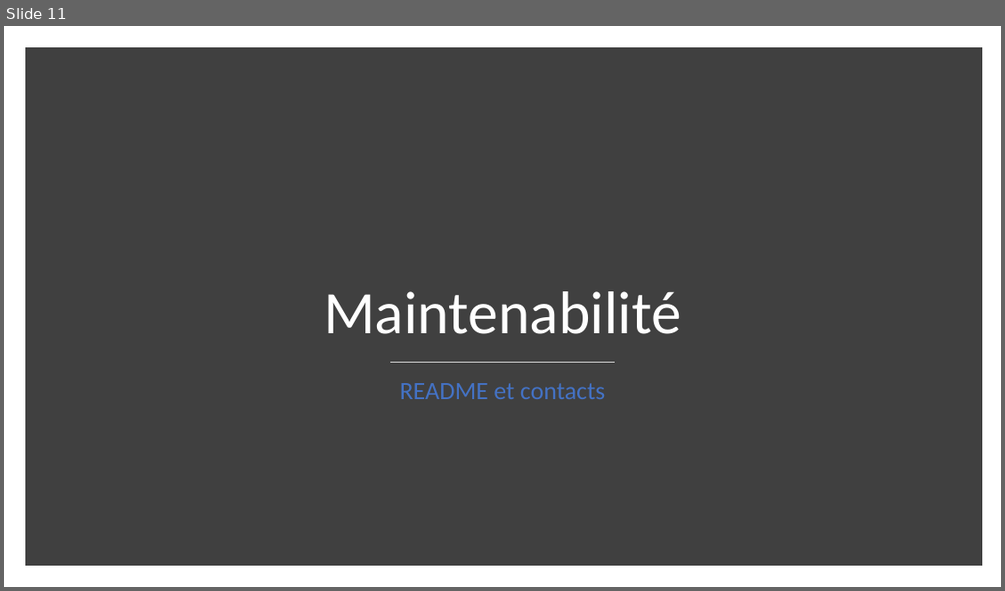
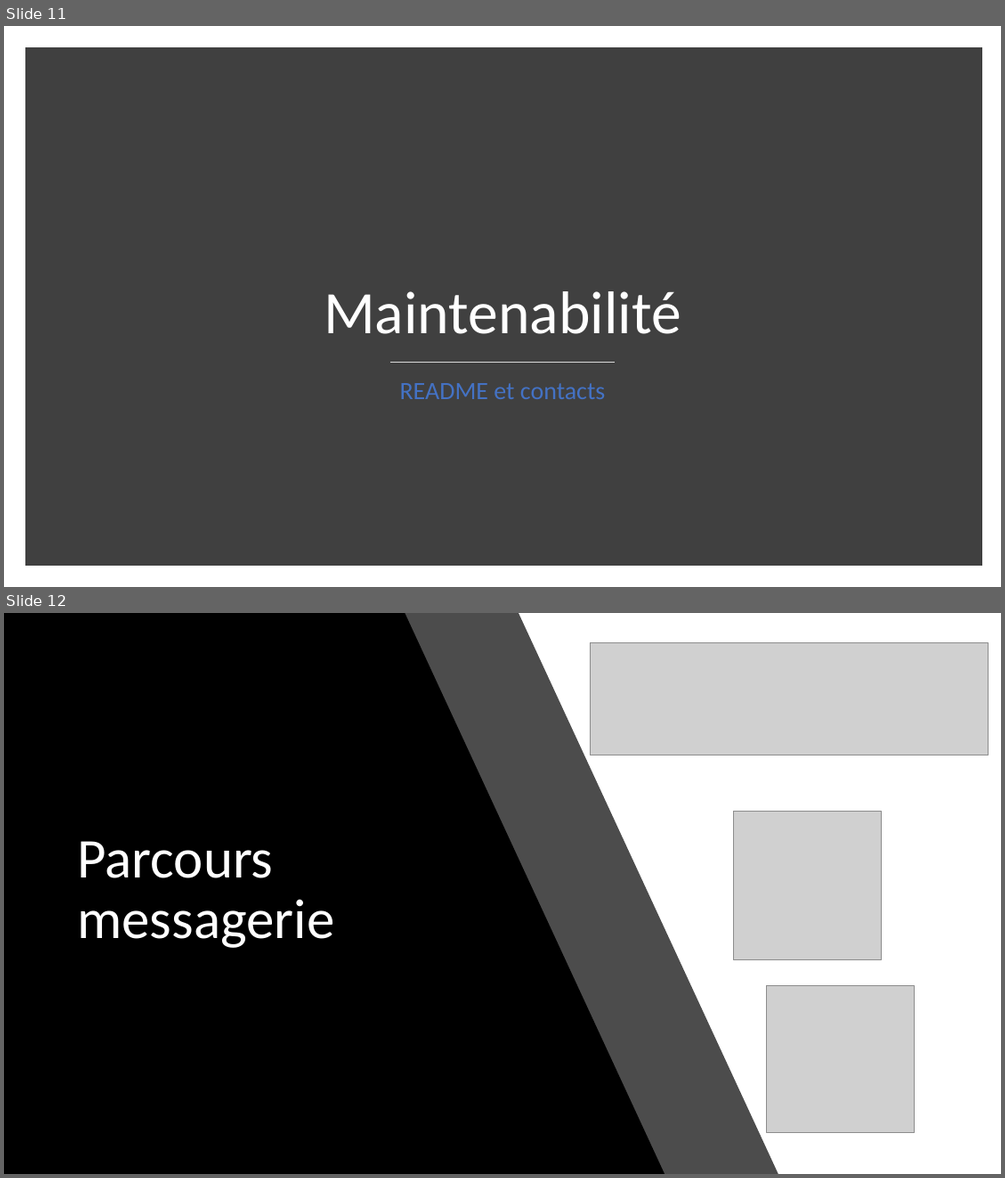
Before and after one commit to JulienElkaim/ENAP_Android, a slide deck: Projet 2A - Powerpoint Youtube.pptx. Shown one above the other, each under a label of ours: slide 11 before the commit, slides 11 and 12 after it. The pictures are 1005x591 and 1005x1178 pixels, drawn with LibreOffice and Linux fonts; fonts in the diff are those of the drawing; grey boxes stand for pictures. Boxes give left, top, right and bottom in pixels: in the first picture for what was removed or moved away, otherwise in the second. Text is boxed around its words. In the diff, an @@ line names an element or a change of style, - is before the commit and + after.

Commit message:
MODFIED Préentation, ajour de la partie messagerie

```diff
--- a/Projet 2A - Powerpoint Youtube.pptx
+++ b/Projet 2A - Powerpoint Youtube.pptx
@@ slide 12 added at (4,613,1001,1174), background #000000 @@
@@ rectangle added at (4,613,1001,1174), fill #FFFFFF @@
@@ freeform shape added at (4,613,778,1174), fill #000000 at 70% opacity @@
@@ freeform shape added at (4,613,664,1174), fill #000000 @@
@@ picture added at (591,643,989,755) @@
@@ picture added at (733,811,882,959) @@
@@ title added at (77,841,334,948), 54 pt, text #FFFFFF @@
+Parcours messagerie
@@ picture added at (767,986,914,1134) @@
```
Also in this commit, not shown: 4 slides changed, 6 other slides added.
